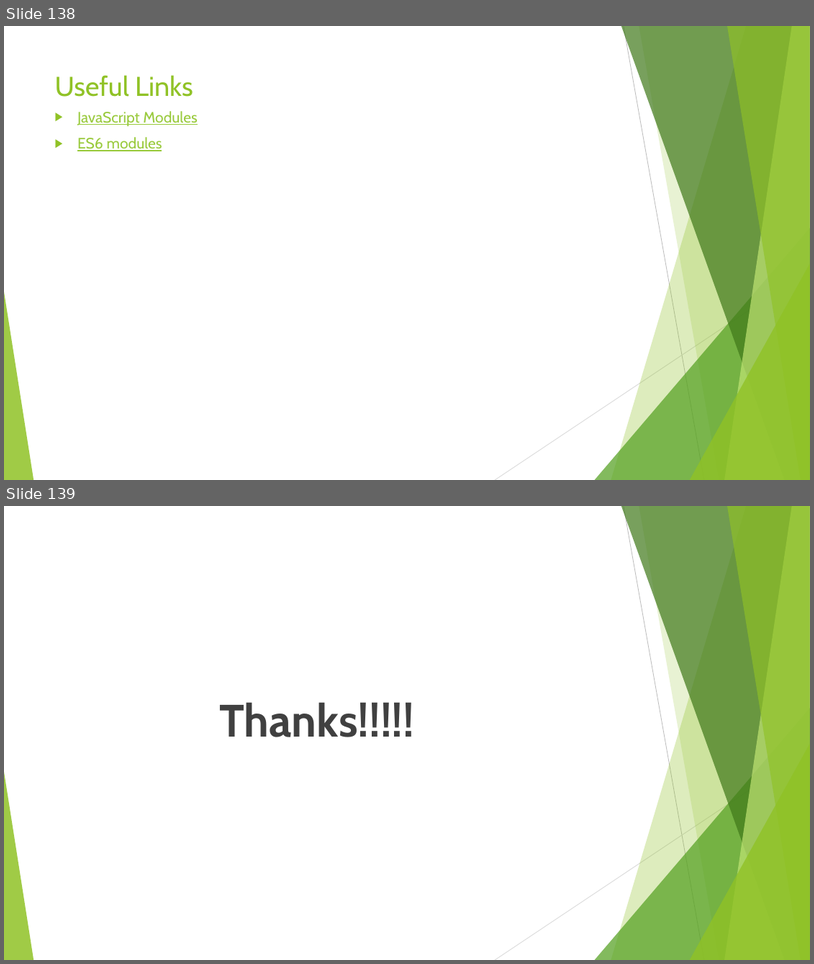
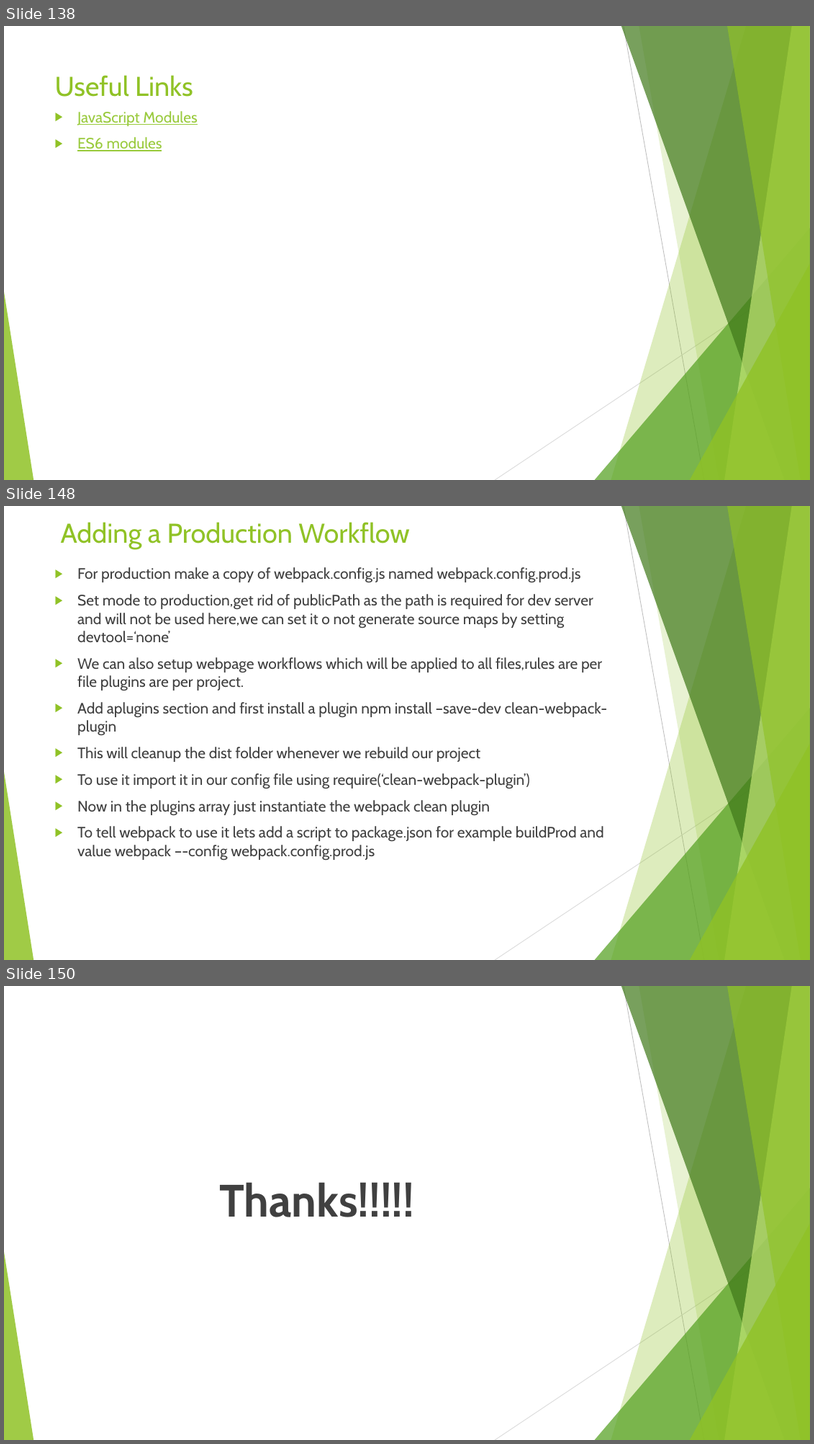
Before and after one commit to rudhrainfogain/TypeScript, a slide deck: PPT/TypeScriptv10.pptx. Shown one above the other, each under a label of ours: slides 138 and 139 before the commit, slides 138, 148 and 150 after it; the slides between them are not shown. The pictures are 814x964 and 814x1444 pixels, drawn with LibreOffice and Linux fonts; fonts in the diff are those of the drawing. Boxes give left, top, right and bottom in pixels: in the first picture for what was removed or moved away, otherwise in the second. Text is boxed around its words. In the diff, an @@ line names an element or a change of style, - is before the commit and + after.

Commit message:
Webpack complete

```diff
--- a/PPT/TypeScriptv10.pptx
+++ b/PPT/TypeScriptv10.pptx
@@ slide 148 added at [4,506,810,960], background #FFFFFF; not listed: 10 template elements that a slide beside it also shows @@
@@ title added at [61,522,409,549], 32.4 pt, text #90C226 @@
+Adding a Production Workflow
@@ text added at [77,567,608,860], 18 pt, text #404040 @@
+▶ For production make a copy of webpack.config.js named webpack.config.prod.js
+▶ Set mode to production,get rid of publicPath as the path is required for dev server and will not be used here,we can set it o not generate source maps by setting devtool=‘none’
+▶ We can also setup webpage workflows which will be applied to all files,rules are per file plugins are per project.
+▶ Add aplugins section and first install a plugin npm install –save-dev clean-webpack-plugin
+▶ This will cleanup the dist folder whenever we rebuild our project
+▶ To use it import it in our config file using require(‘clean-webpack-plugin’)
+▶ Now in the plugins array just instantiate the webpack clean plugin
+▶ To tell webpack to use it lets add a script to package.json for example buildProd and value webpack –-config webpack.config.prod.js
@@ what was slide 139 is now slide 150 @@
```
Also in this commit, not shown: 10 other slides added, 21 other files.
